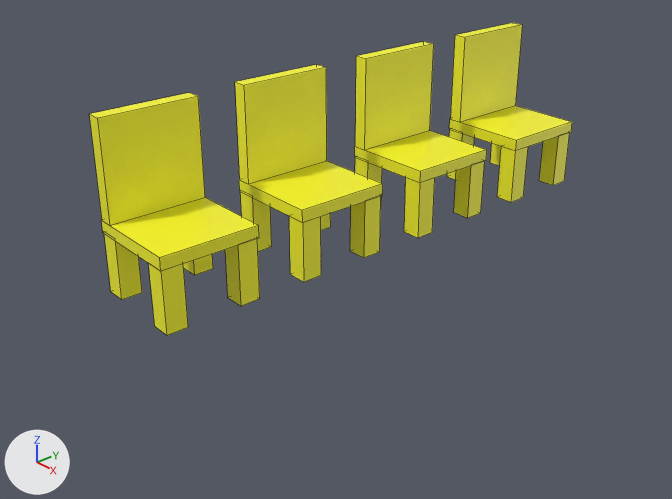
The Blender file theroom/excersizes/teater/seatrow_yellow.blend: old version first, new version second.
Rendered twice from a 50 mm camera at (7.85, -7.36, 4.96) aimed at (-0.03, -0.46, -0.09). Lighting does not change. The marker at lower left points along +X, +Y and +Z. Mesh edges are drawn as thin lines.

Names of what the first picture shows: '4chair.001'.
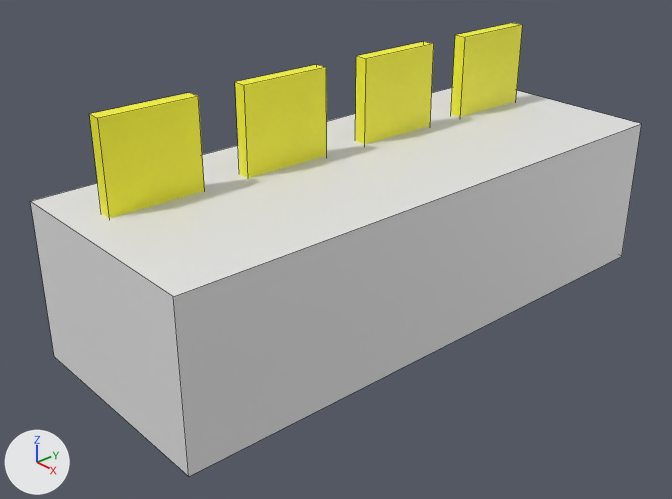
Patch to the scene script:
```diff
--- a/theroom/excersizes/teater/seatrow_yellow.blend.py
+++ b/theroom/excersizes/teater/seatrow_yellow.blend.py
@@ me_cube @@
+me_cube.from_pydata(...)  # a box spanning x -1.0..1.0, y -1.0..1.0, z -1.0..1.0
@@ ob_chairs_zone @@
+ob_chairs_zone = bpy.data.objects.new('chairs.zone', me_cube)
+ob_chairs_zone.location = (0.0, 0.05, 0.0)
+ob_chairs_zone.scale = (-1.45, 3.71, 1.0)
```

What differs and where, as boxes [x1, y1, x2, y2] in the pictures (672 x 499 px):
'chairs.zone', added
    after: [30, 88, 641, 476]
